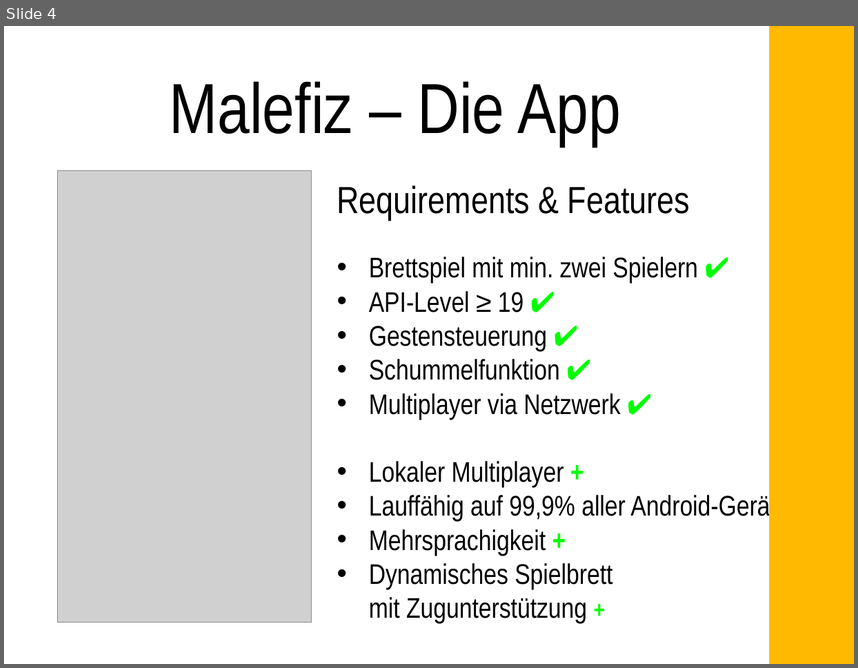
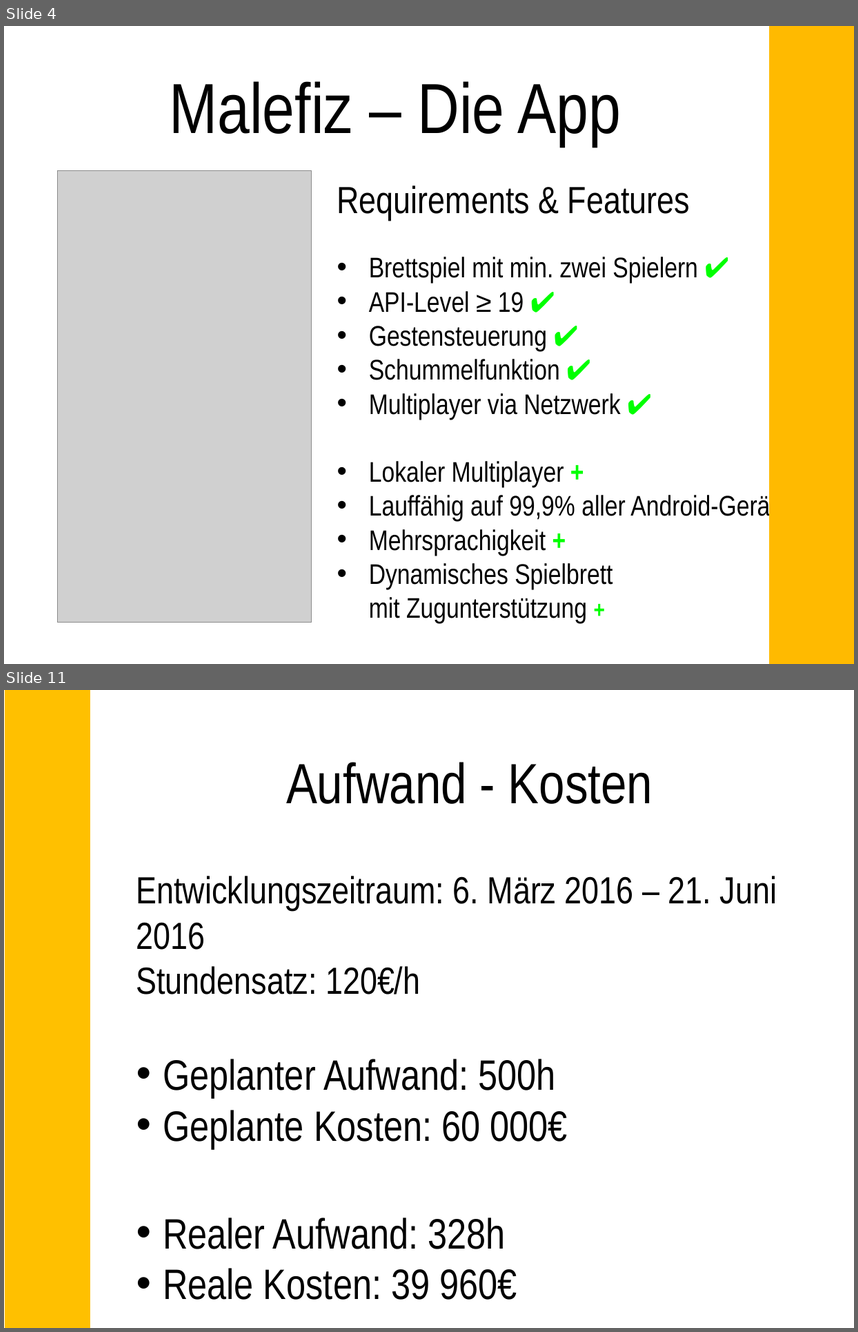
Before and after one commit to daleitner/SE2_Project, a slide deck: Endpräsentation_Leitfaden.pptx. Shown one above the other, each under a label of ours: slide 4 before the commit, slides 4 and 11 after it; the slides between them are not shown. The pictures are 858x668 and 858x1332 pixels, drawn with LibreOffice and Linux fonts; fonts in the diff are those of the drawing; grey boxes stand for pictures. Boxes give left, top, right and bottom in pixels: in the first picture for what was removed or moved away, otherwise in the second. Text is boxed around its words. In the diff, an @@ line names an element or a change of style, - is before the commit and + after.

```diff
--- a/Endpräsentation_Leitfaden.pptx
+++ b/Endpräsentation_Leitfaden.pptx
@@ slide 11 added at <box>4,690,854,1328</box>, background #FFFFFF @@
@@ rectangle added at <box>5,690,89,1328</box>, fill #FFC000, outline #FFC000 2 pt @@
@@ title added at <box>286,762,653,804</box>, 48 pt, text #000000 @@
+Aufwand - Kosten
@@ text added at <box>136,876,777,1299</box>, 36 pt, text #000000 @@
+Entwicklungszeitraum: 6. März 2016 – 21. Juni 2016
+Stundensatz: 120€/h
+• Geplanter Aufwand: 500h
+• Geplante Kosten: 60 000€
+• Realer Aufwand: 328h
+• Reale Kosten: 39 960€
```
Also in this commit, not shown: 2 slides changed, 4 other slides added, 3 slides removed.
